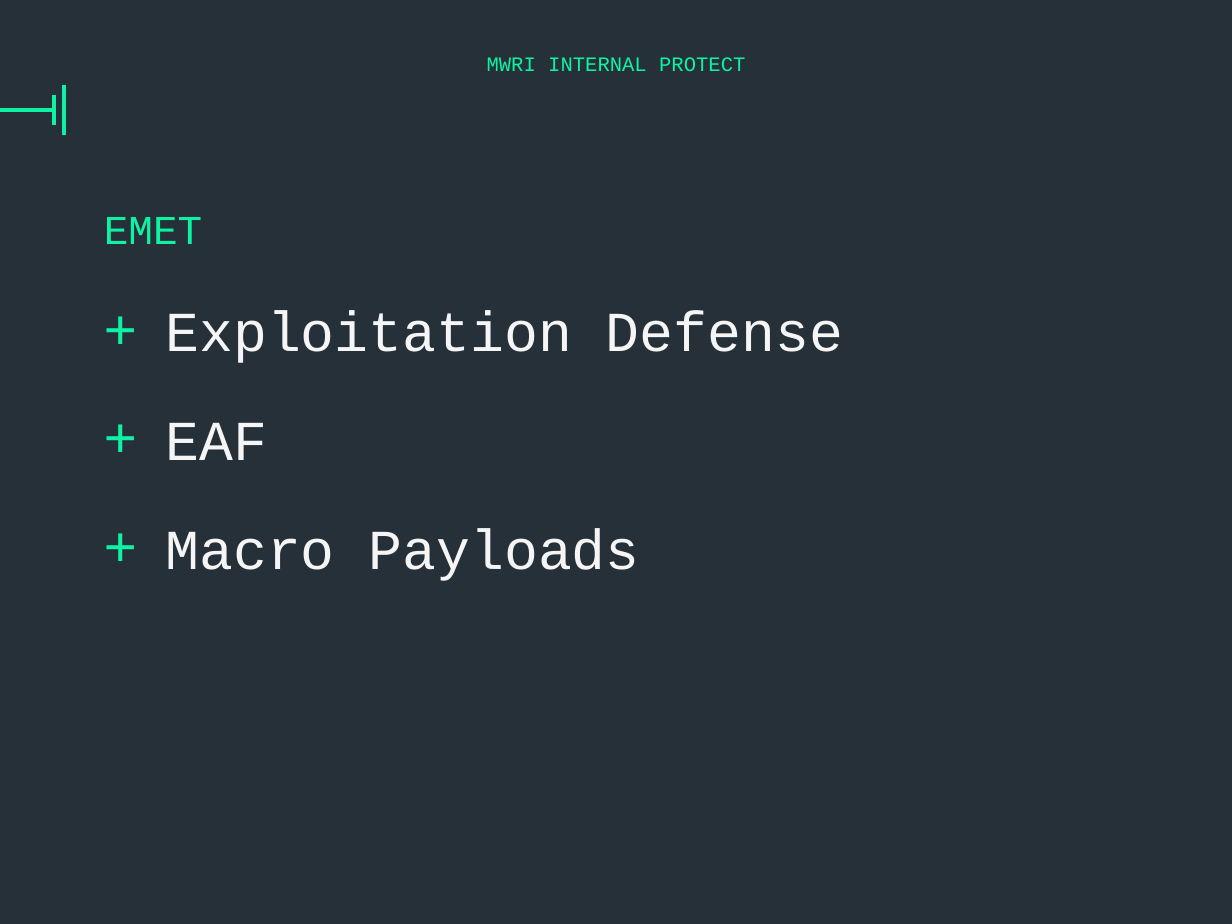
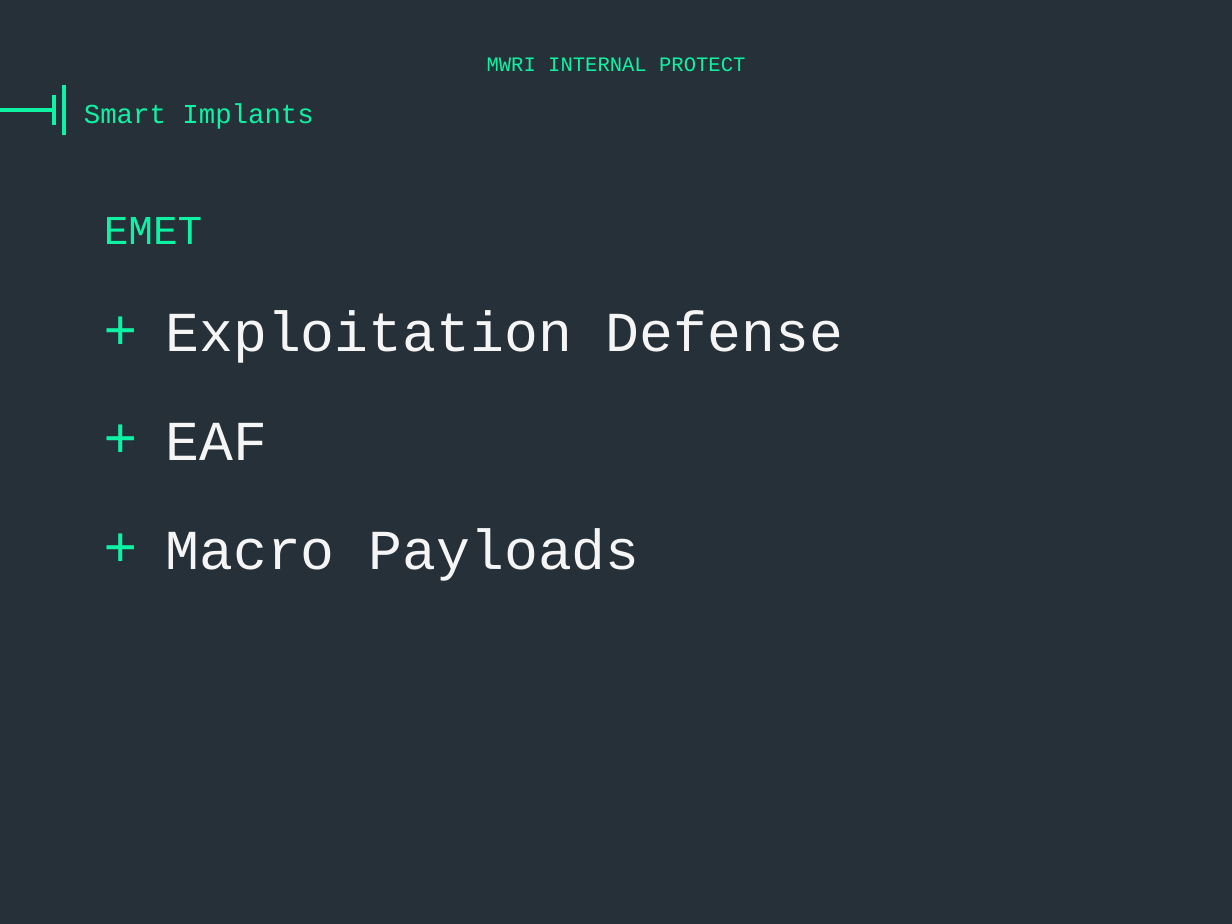
Before and after one commit to vysec/wepwnise-presentation, a slide deck: slide 2 of mwri-labs-wepwnise-presentation.pptx. Drawn at 1232x924 pixels with LibreOffice and Linux fonts; fonts in the diff are those of the drawing; background and template pictures are left out. Boxes give left, top, right and bottom in pixels: in the first picture for what was removed or moved away, otherwise in the second. Text is boxed around its words. In the diff, an @@ line names an element or a change of style, - is before the commit and + after.

Commit message:
Added new slide*

```diff
--- a/mwri-labs-wepwnise-presentation.pptx
+++ b/mwri-labs-wepwnise-presentation.pptx
@@ title added at bbox=[84, 104, 313, 129], 32 pt, text #0DF2A3 @@
+Smart Implants
```
Also in this commit, not shown: 1 other file.
